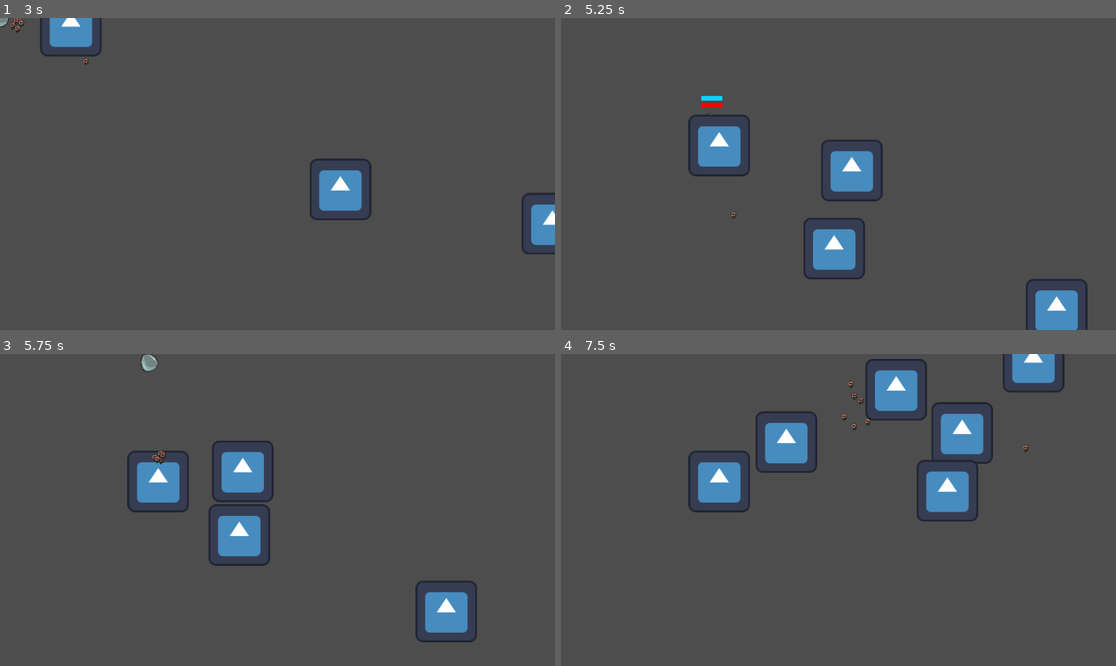
Above: before the commit, frames 1-4 (two rows, left to right).
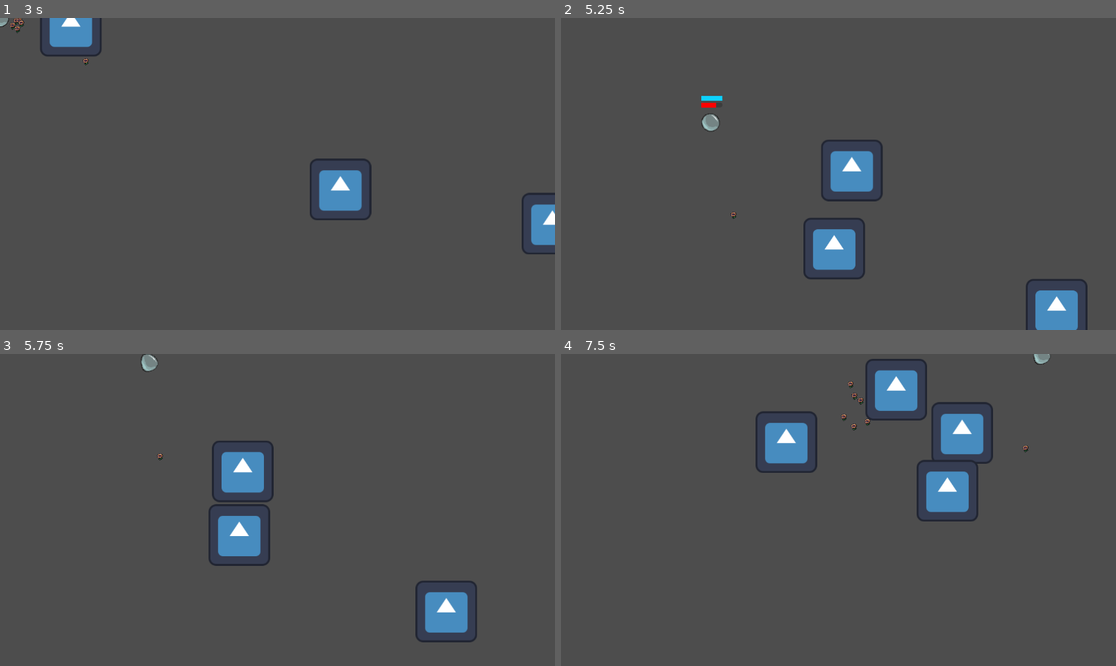
Above: after the commit, the same moments.

Repository: ConnorTamme/Bubble-Power
Game: Godot game, scene res://main.tscn
Same seed, same stepped clock (60 frames per second), same inputs: the game is played once before the commit and once after it. The engine's default icon, where the game draws it, is replaced by a stand-in: a white triangle on a blue panel in a dark square.
Inputs (mouse positions are in pixels of both pictures, inside the frame that each line leads up to):
- Up to frame 1 (3 s): move the mouse to (249, 236) at 0.52 s; press the mouse at (249, 236) at 0.53 s; hold W (p1_up) 0.53-2.03 s; move the mouse to (444, 220) at 1.27 s; release the mouse at (444, 220) at 1.28 s; tap Ctrl (p1_sneak) at 1.35 s; move the mouse to (111, 127) at 2.02 s; hold A (p1_left) from 2.03 s (still down); tap Shift (p1_sprint) at 2.1 s; move the mouse to (305, 174) at 2.77 s; click (305, 174) at 2.85 s
- Up to frame 2 (5.25 s): move the mouse to (755, 96) at 3.52 s; release A (p1_left) at 3.53 s; hold S (p1_down) 3.53-4.28 s; tap Ctrl (p1_sneak) at 3.6 s; move the mouse to (960, 158) at 4.27 s; hold D (p1_right) 4.28-5.03 s; tap Shift (p1_sprint) at 4.35 s; move the mouse to (727, 189) at 5.02 s; press the mouse at (727, 189) at 5.03 s; hold W (p1_up) from 5.03 s (still down)
- Up to frame 3 (5.75 s): keep holding W (p1_up)
- Up to frame 4 (7.5 s): move the mouse to (894, 441) at 5.77 s; release W (p1_up) at 5.78 s; release the mouse at (894, 441) at 5.78 s; hold D (p1_right) from 5.78 s (still down); tap Ctrl (p1_sneak) at 5.85 s; move the mouse to (810, 572) at 6.52 s; tap Shift (p1_sprint) at 6.6 s; move the mouse to (1005, 556) at 7.27 s; click (1005, 556) at 7.35 s

Frame 1 is identical in both runs. In frame 2, 1.4% of the frame differs, in the area x 22-35%, y 27-51%; in frame 3, 1.4%; in frame 4, 2.2%, in the area x 22-91%, y 0-51%.

Commit message:
Fixed an issue where the player dies and the enemies get confused

Diff:
--- /dev/null
+++ b/Signal.gd
@@ -0,0 +1,3 @@
+extends Node
+
+signal died
--- a/WeaponManager.gd
+++ b/WeaponManager.gd
@@ -2,7 +2,7 @@
 
 var statsTable = {
 	Enums.WeaponType.shotgun : {
-		Enums.WEAPON_STATS.DAM : 1,
+		Enums.WEAPON_STATS.DAM : 10,
 		Enums.WEAPON_STATS.SPEED : 400,
 		Enums.WEAPON_STATS.RANGE : 400,
 		Enums.WEAPON_STATS.PELLET_COUNT : 6,
--- a/enemy.gd
+++ b/enemy.gd
@@ -5,13 +5,15 @@
 var player
 @export var weaponType : Enums.WeaponType
 
+var playerAlive: bool = true
 var weapon : Weapon
-enum states {READY, APPROACH, RETREAT, PREPARE, RECOVER}
+enum states {READY, APPROACH, RETREAT, PREPARE, RECOVER, PLAYER_DEAD}
 var ai_state = states.READY
 @export var enemyStats = {"health": 2,"moveSpeed": 250,"range": 800, "recoveryTime":2, "prepareTime":1}
 
 # Called when the node enters the scene tree for the first time.
 func _ready() -> void:
+	GlobalSignals.died.connect(_on_player_death)
 	player = get_node("../Player")
 	weapon = Weapon.create_enemy_weapon(weaponType)
 	enemyStats[range] = weapon.get_range() - 200
@@ -105,3 +107,10 @@
 	if ai_state == states.RETREAT:
 		ai_state = states.PREPARE
 		startPrepareTimer()
+
+func _on_player_death() -> void:
+	playerAlive = false
+	ai_state = states.PLAYER_DEAD
+	$prepareTime.stop()
+	$recoverTime.stop()
+	$maxRetreatTime.stop()
--- a/main.gd
+++ b/main.gd
@@ -6,6 +6,7 @@
 # Called when the node enters the scene tree for the first time.
 func _ready() -> void:
 	$MobTimer.start()
+	GlobalSignals.died.connect(_on_player_death)
 	pass # Replace with function body.
 
 
@@ -38,3 +39,6 @@
 
 	# Spawn the mob by adding it to the Main scene.
 	add_child(e)
+
+func _on_player_death() -> void:
+	$MobTimer.stop()
--- a/player.gd
+++ b/player.gd
@@ -2,6 +2,7 @@
 class_name Player
 
 var DEBUG: bool = false;
+
 
 @export var baseMoveSpeed = 400
 var moveSpeed
@@ -12,6 +13,7 @@
 @export var baseHealth = 100
 var maxHealth
 var health
+var alive = true
 
 @export var baseShield = 0
 var maxShield
@@ -88,8 +90,7 @@
 	if(health < 0):
 		health = 0;
 	$HealthBar.value = health
-	if(health <= 0):
-		_die()
+
 
 
 func movePlayer(delta):
@@ -140,6 +141,8 @@
 	crossHair.position = Vector2(crosshairPos.normalized() * crosshairDist)
 
 func _process(delta):
+	if !alive:
+		return
 	if DEBUG:
 		print("Player position: ", position)
 
@@ -152,11 +155,30 @@
 		currWeapon.attack(crossHair.position)
 		pass
 
-func _die():
-	queue_free()
 
 func _on_body_entered(body: Node2D) -> void:
+	takeDamage(body.damage)
+	body.collided()
 	if body.get_parent() != self:
 		print("Player got shot! O.o")
 		# if shield, hurt shield.
 		# else, hurt health
+
+func takeDamage(damage: float) -> void:
+	health -= damage
+	if (health < 0):
+		die()
+
+func die() -> void:
+	GlobalSignals.died.emit()
+	alive = false
+	$deathTimer.start()
+
+
+func _on_area_2d_body_entered(body: Node2D) -> void:
+	takeDamage(body.damage)
+	body.collided()
+
+
+func _on_death_timer_timeout() -> void:
+	queue_free()
--- a/player.tscn
+++ b/player.tscn
@@ -1,13 +1,10 @@
 [gd_scene load_steps=23 format=3 uid="uid://txylmowsjix5"]
 
 [ext_resource type="Script" path="res://player.gd" id="1_62uao"]
-[ext_resource type="PackedScene" uid="uid://gppu81t8ykst" path="res://crosshair.tscn" id="2_wvje8"]
+[ext_resource type="PackedScene" path="res://crosshair.tscn" id="2_wvje8"]
 [ext_resource type="Texture2D" uid="uid://b7g8cwsdc1vqw" path="res://bubbles.png" id="3_po64j"]
-[ext_resource type="Texture2D" uid="uid://dbhrsjave3biw" path="res://walk_right_player.png" id="5_ad1qb"]
-[ext_resource type="Texture2D" uid="uid://bsky611qhf3j2" path="res://walk_left_player.png" id="6_6yr57"]
-
-[sub_resource type="RectangleShape2D" id="RectangleShape2D_se44r"]
-size = Vector2(43, 38)
+[ext_resource type="Texture2D" uid="uid://chupaj5c2em7p" path="res://walk_right_player.png" id="5_ad1qb"]
+[ext_resource type="Texture2D" uid="uid://dt3spvrvkv1eh" path="res://walk_left_player.png" id="6_6yr57"]
 
 [sub_resource type="AtlasTexture" id="AtlasTexture_2ek1j"]
 atlas = ExtResource("3_po64j")
@@ -124,17 +121,19 @@
 [sub_resource type="StyleBoxFlat" id="StyleBoxFlat_tv17k"]
 bg_color = Color(0.0499457, 0.820884, 1, 1)
 
+[sub_resource type="CapsuleShape2D" id="CapsuleShape2D_gqjh4"]
+radius = 19.0
+height = 38.0
+
 [node name="CharacterController2D" type="CharacterBody2D"]
 disable_mode = 2
 collision_mask = 4
 motion_mode = 1
+platform_floor_layers = 4294967285
 platform_wall_layers = 1
 script = ExtResource("1_62uao")
 crossHairObj = ExtResource("2_wvje8")
-
-[node name="CollisionShape2D" type="CollisionShape2D" parent="."]
-position = Vector2(-4.5, -3)
-shape = SubResource("RectangleShape2D_se44r")
+metadata/_edit_group_ = true
 
 [node name="AnimatedSprite2D" type="AnimatedSprite2D" parent="."]
 position = Vector2(-2, 2)
@@ -162,3 +161,17 @@
 step = 0.1
 value = 100.0
 show_percentage = false
+
+[node name="Area2D" type="Area2D" parent="."]
+collision_mask = 4
+
+[node name="CollisionShape2D" type="CollisionShape2D" parent="Area2D"]
+position = Vector2(-4, -4)
+shape = SubResource("CapsuleShape2D_gqjh4")
+
+[node name="deathTimer" type="Timer" parent="."]
+wait_time = 0.1
+one_shot = true
+
+[connection signal="body_entered" from="Area2D" to="." method="_on_area_2d_body_entered"]
+[connection signal="timeout" from="deathTimer" to="." method="_on_death_timer_timeout"]
--- a/project.godot
+++ b/project.godot
@@ -21,6 +21,7 @@
 WeaponManager="*res://WeaponManager.gd"
 Enums="*res://enums.gd"
 StaticStats="*res://static_stats.gd"
+GlobalSignals="*res://Signal.gd"
 
 [input]
 
Not shown: 1 places in testing.tscn that only renumber resources
